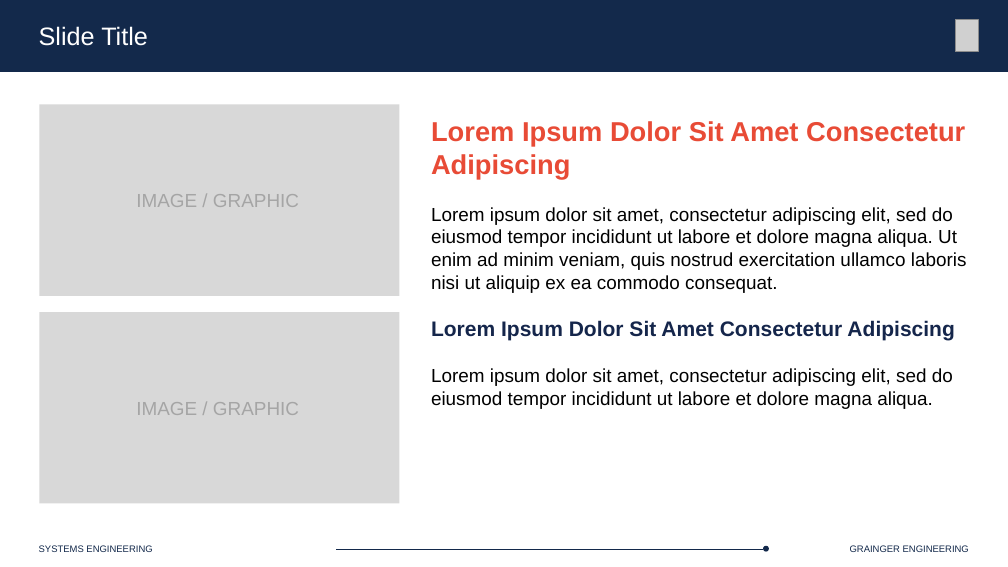
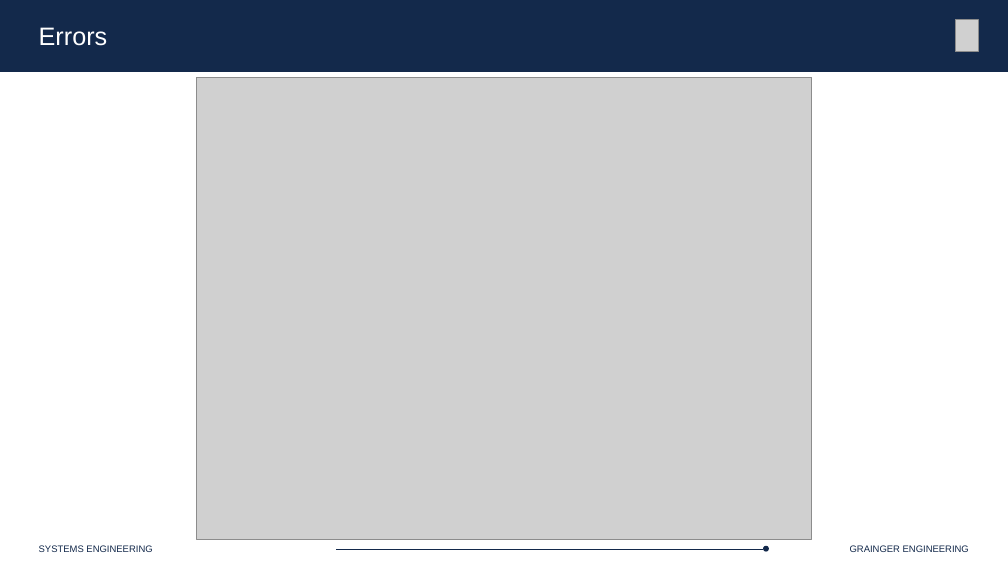
Before and after one commit to Marius-Juston/SE-423---Class-Material, a slide deck: slide 34 of Lectures/Slides/L15.pptx. Drawn at 1008x567 pixels with LibreOffice and Linux fonts; fonts in the diff are those of the drawing; grey boxes stand for pictures. Boxes give left, top, right and bottom in pixels: in the first picture for what was removed or moved away, otherwise in the second. Text is boxed around its words. In the diff, an @@ line names an element or a change of style, - is before the commit and + after.

```diff
--- a/Lectures/Slides/L15.pptx
+++ b/Lectures/Slides/L15.pptx
@@ text at (39,27,108,46): text changed @@
-Slide Title
+Errors
@@ picture added at (196,77,812,540) @@
@@ rectangle removed at (39,104,399,296) @@
@@ text removed at (431,121,967,409) @@
-Lorem Ipsum Dolor Sit Amet Consectetur Adipiscing
-Lorem ipsum dolor sit amet, consectetur adipiscing elit, sed do eiusmod tempor incididunt ut labore et dolore magna aliqua. Ut enim ad minim veniam, quis nostrud exercitation ullamco laboris nisi ut aliquip ex ea commodo consequat.
-Lorem Ipsum Dolor Sit Amet Consectetur Adipiscing
-Lorem ipsum dolor sit amet, consectetur adipiscing elit, sed do eiusmod tempor incididunt ut labore et dolore magna aliqua.
@@ text removed at (136,194,299,207) @@
-IMAGE / GRAPHIC
@@ rectangle removed at (39,312,399,504) @@
@@ text removed at (136,402,299,415) @@
-IMAGE / GRAPHIC
```
Also in this commit, not shown: 5 other slides changed, 7 slides added, 7 slides removed, 4 other files.
